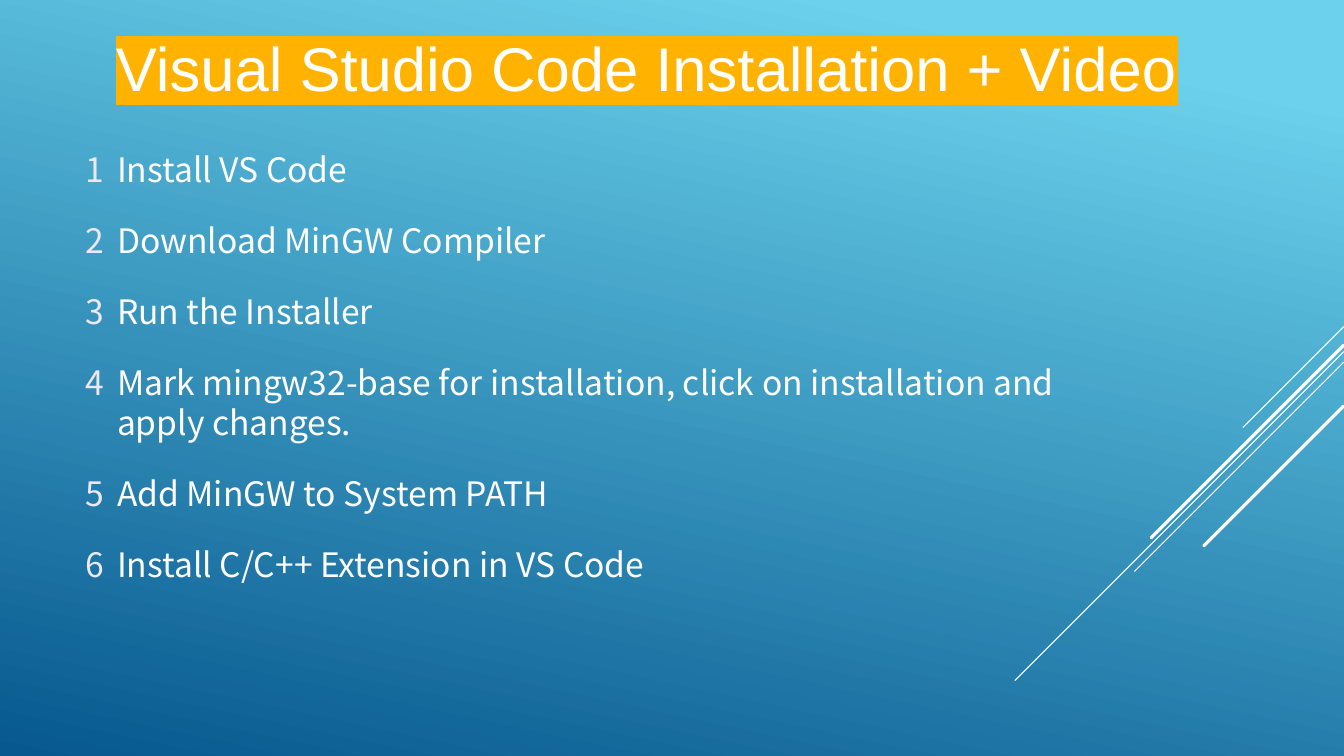
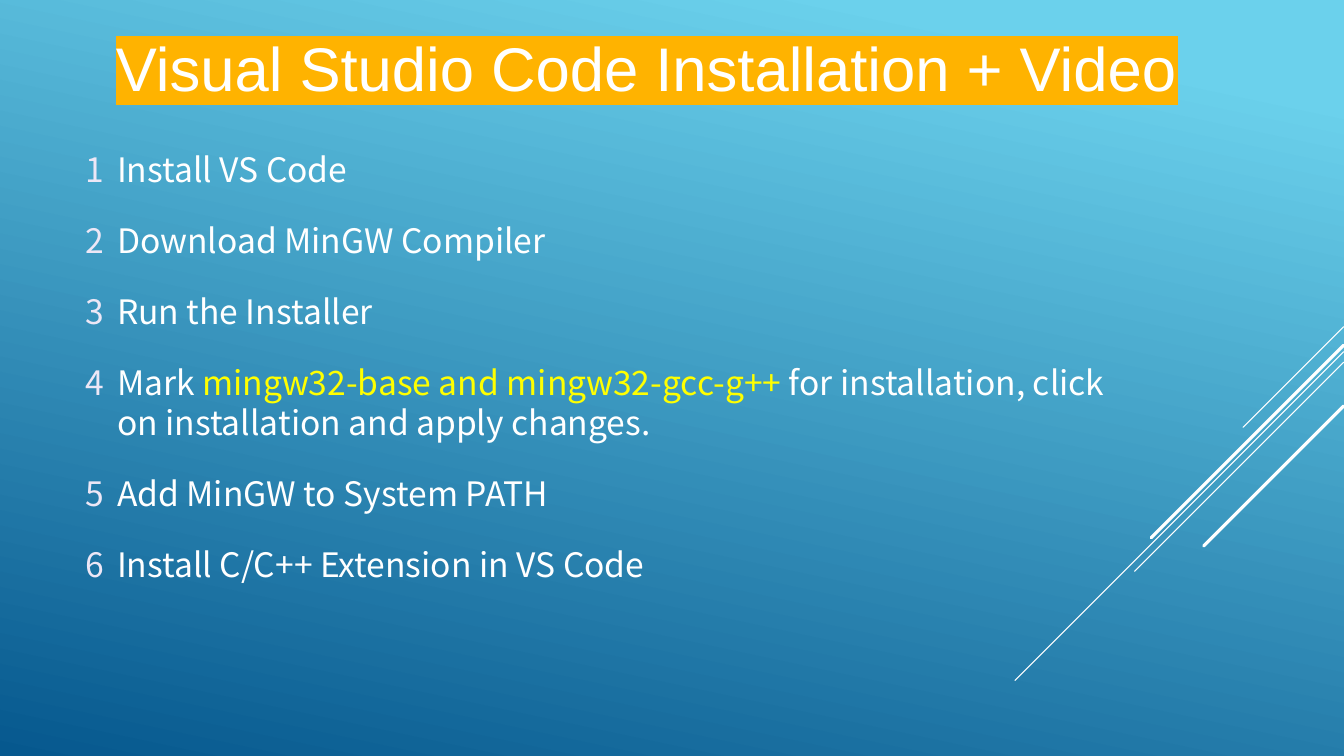
Before and after one commit to yckoincgu/C_Programming, a slide deck: slide 15 of 113/0_Introduction/C01_introduction.odp. Drawn at 1344x756 pixels with LibreOffice and Linux fonts; fonts in the diff are those of the drawing. Boxes give left, top, right and bottom in pixels: in the first picture for what was removed or moved away, otherwise in the second. Text is boxed around its words. In the diff, an @@ line names an element or a change of style, - is before the commit and + after.

```diff
--- a/113/0_Introduction/C01_introduction.odp
+++ b/113/0_Introduction/C01_introduction.odp
@@ text at [117, 368, 1105, 444]: text changed @@
-4 Mark mingw32-base for installation, click on installation and apply changes.
+4 Mark mingw32-base and mingw32-gcc-g++ for installation, click on installation and apply changes.
```
Also in this commit, not shown: 1 other file.
